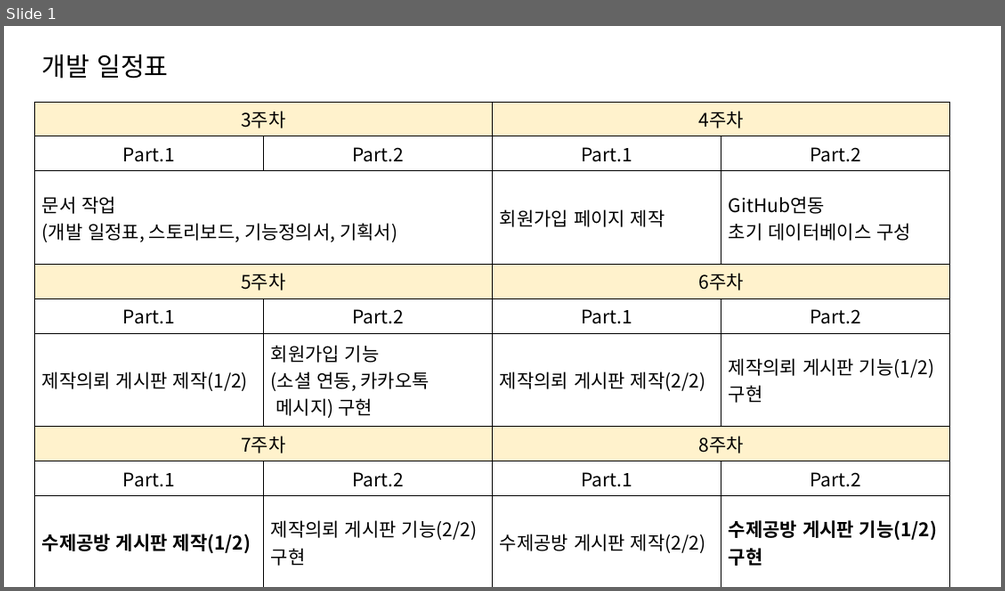
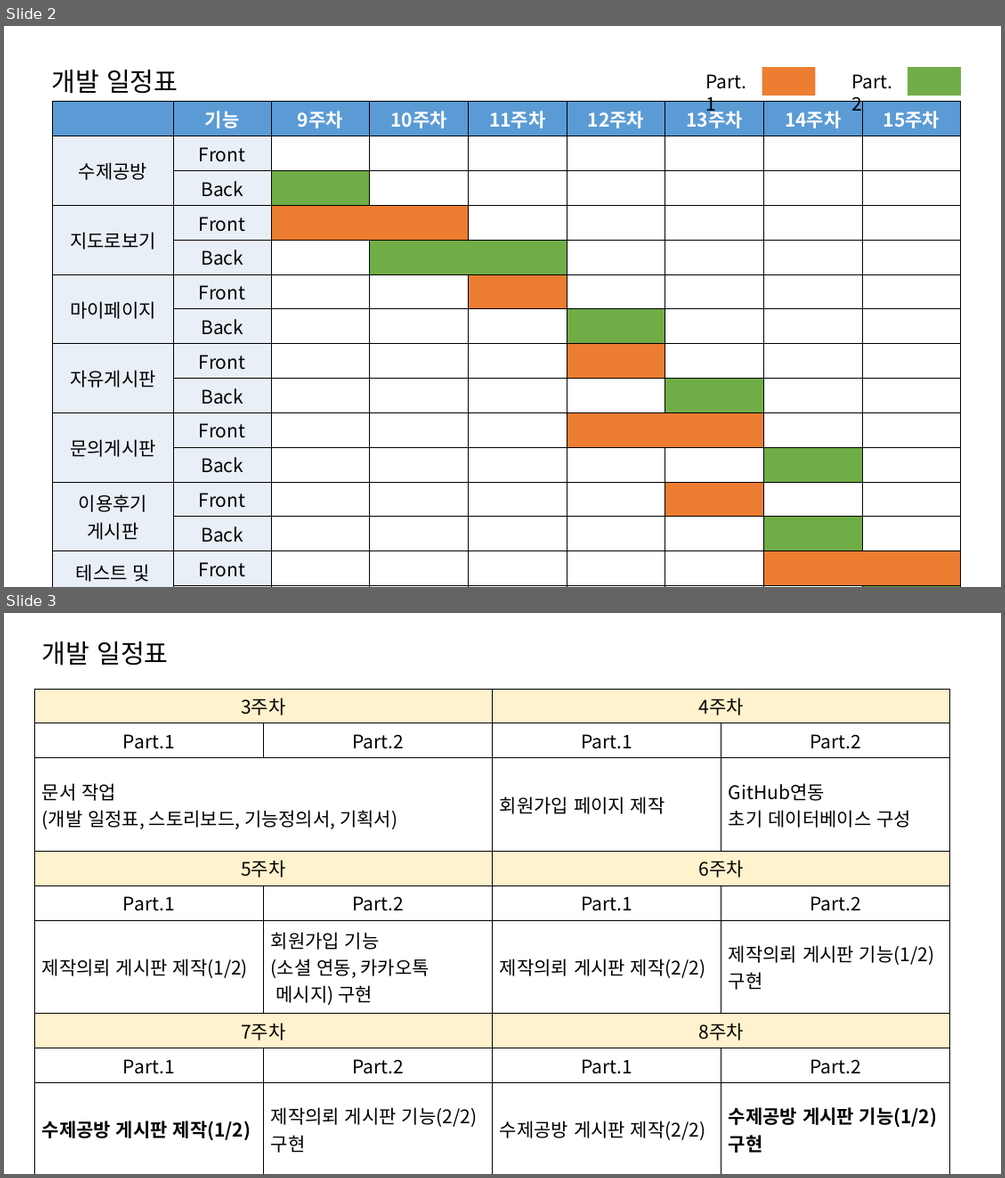
Before and after one commit to wnsgudchl0302/HandWork_Project_2021, a slide deck: DevDoc/개발일정표.pptx. Shown one above the other, each under a label of ours: slide 1 before the commit, slides 2 and 3 after it. The pictures are 1005x591 and 1005x1178 pixels, drawn with LibreOffice and Linux fonts; fonts in the diff are those of the drawing. Boxes give left, top, right and bottom in pixels: in the first picture for what was removed or moved away, otherwise in the second. Text is boxed around its words. In the diff, an @@ line names an element or a change of style, - is before the commit and + after.

```diff
--- a/DevDoc/개발일정표.pptx
+++ b/DevDoc/개발일정표.pptx
@@ slide 2 added at (4, 26, 1001, 587), background #FFFFFF @@
@@ text added at (51, 70, 178, 94), 25 pt, text #000000 @@
+개발 일정표
@@ group added at (706, 67, 961, 115): 2 texts, 2 rectangles @@
+Part.1
+Part.2
@@ table added at (53, 102, 963, 585), 15 rows, 9 columns @@
+ | 기능 | 9주차 | 10주차 | 11주차 | 12주차 | 13주차 | 14주차 | 15주차
+수제공방 | Front |  |  |  |  |  |  | 
+ | Back |  |  |  |  |  |  | 
+지도로보기 | Front |  |  |  |  |  |  | 
+ | Back |  |  |  |  |  |  | 
+마이페이지 | Front |  |  |  |  |  |  | 
+ | Back |  |  |  |  |  |  | 
+자유게시판 | Front |  |  |  |  |  |  | 
+ | Back |  |  |  |  |  |  | 
+문의게시판 | Front |  |  |  |  |  |  | 
+ | Back |  |  |  |  |  |  | 
+이용후기 게시판 | Front |  |  |  |  |  |  | 
+ | Back |  |  |  |  |  |  | 
+테스트 및 / 디버깅 | Front |  |  |  |  |  |  | 
+ | Back |  |  |  |  |  |  | 
@@ what was slide 1 is now slide 3 @@
```
Also in this commit, not shown: 1 other slide added.
